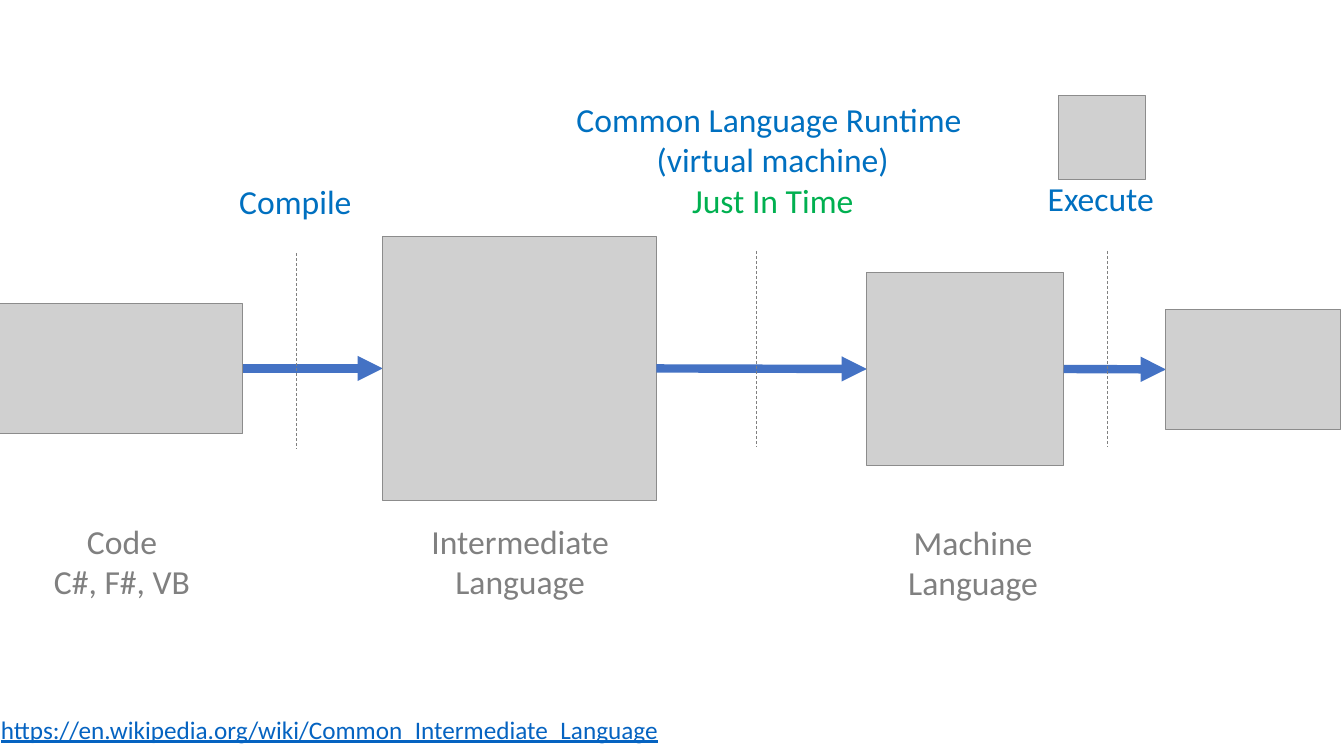
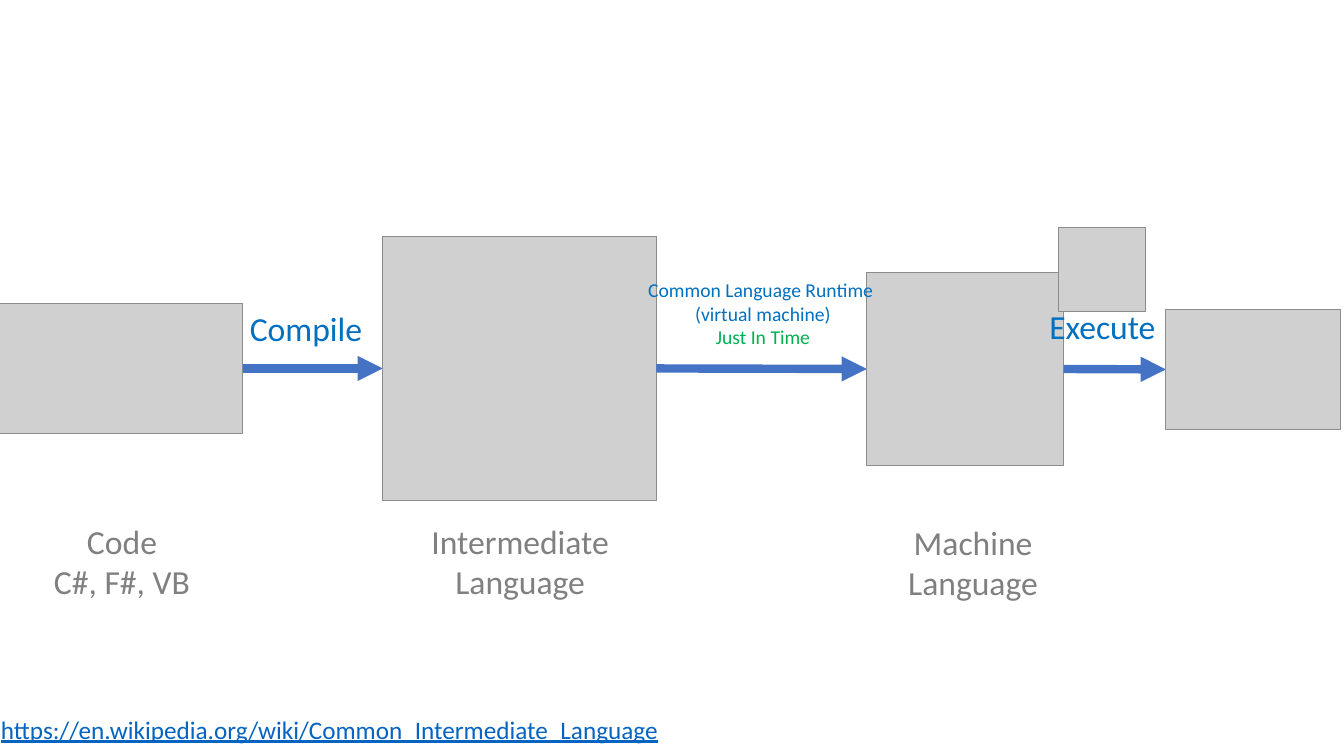
Before and after one commit to guillaume-chervet/course.dotnet, a slide deck: slide 10 of documentations/dotnet6.pptx. Drawn at 1344x756 pixels with LibreOffice and Linux fonts; fonts in the diff are those of the drawing; grey boxes stand for pictures. Boxes give left, top, right and bottom in pixels: in the first picture for what was removed or moved away, otherwise in the second. Text is boxed around its words. In the diff, an @@ line names an element or a change of style, - is before the commit and + after.

```diff
--- a/documentations/dotnet6.pptx
+++ b/documentations/dotnet6.pptx
@@ picture: place and size @@
-picture at box(1059, 96, 1145, 179)
+picture at box(1059, 228, 1145, 312)
@@ line removed from (296, 253) to (296, 449) @@
@@ line removed from (756, 251) to (756, 447) @@
@@ line removed from (1107, 251) to (1107, 447) @@
@@ text "Common Language Runtime": place and size @@
-text "Common Language Runtime" at box(576, 109, 961, 214)
+text "Common Language Runtime" at box(648, 281, 872, 344)
@@ text "Common Language Runtime" at box(648, 281, 872, 344): size 24 to 14 pt @@
@@ text "Compile": place and size @@
-text "Compile" at box(239, 190, 351, 220)
+text "Compile" at box(250, 317, 362, 347)
@@ text "Execute" rewrapped from box(1048, 189, 1154, 212) to box(1049, 312, 1155, 348) @@
```
Also in this commit, not shown: 10 other slides changed, 1 other file.
